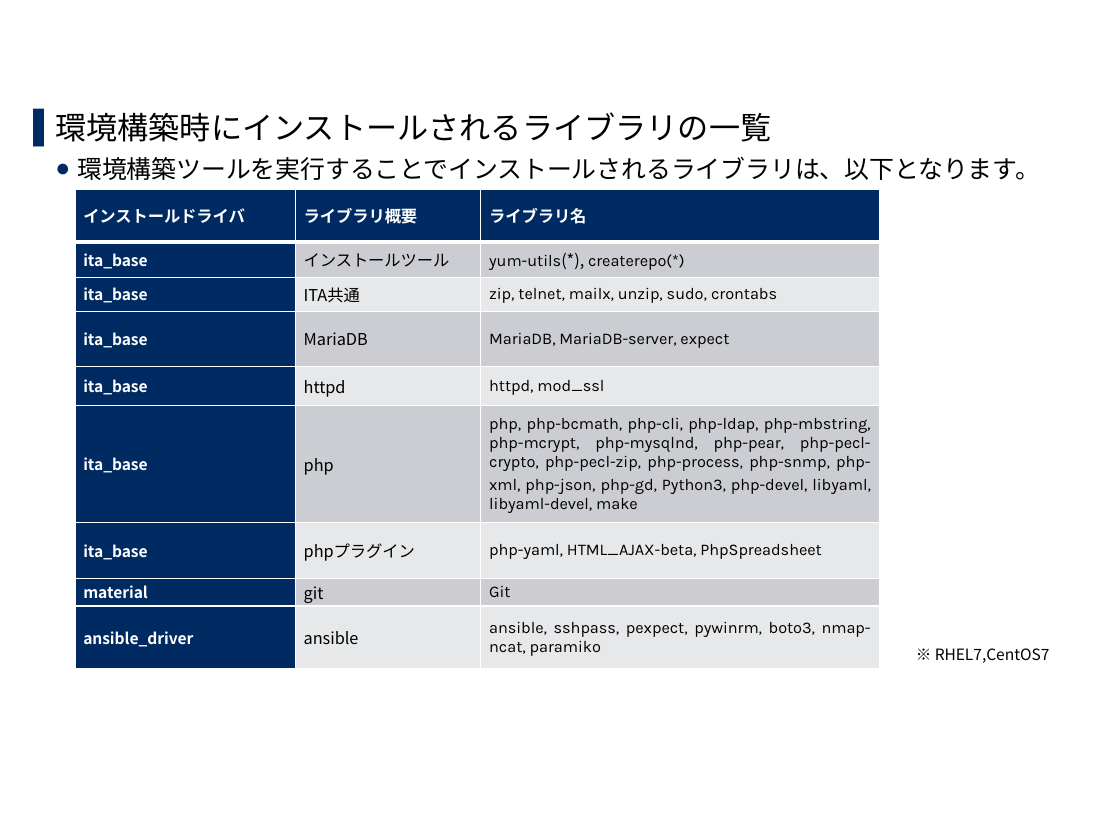
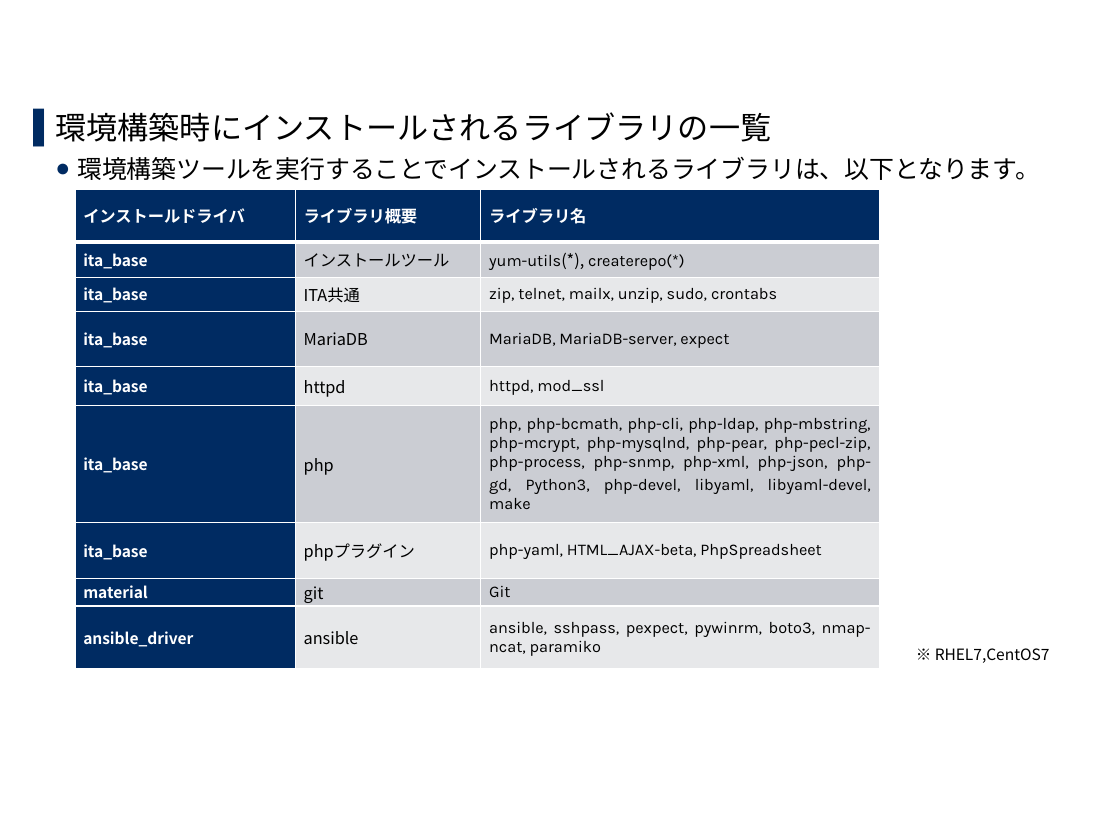
Before and after one commit to exastro-suite/it-automation-docs, a slide deck: slide 19 of asset/Learn_ja/ITA-online-install_ja.pptx. Drawn at 1120x840 pixels with LibreOffice and Linux fonts; fonts in the diff are those of the drawing; background and template pictures are left out. Boxes give left, top, right and bottom in pixels: in the first picture for what was removed or moved away, otherwise in the second. Text is boxed around its words. In the diff, an @@ line names an element or a change of style, - is before the commit and + after.

Commit message:
2020/07/30 13:07:38

```diff
--- a/asset/Learn_ja/ITA-online-install_ja.pptx
+++ b/asset/Learn_ja/ITA-online-install_ja.pptx
@@ table at <box>75,189,880,670</box> @@
-row 6, column 3: php, php-bcmath, php-cli, php-ldap, php-mbstring, php-mcrypt, php-mysqlnd, php-pear, php-pecl-crypto, php-pecl-zip, php-process, php-snmp, php-xml, php-json, php-gd, Python3, php-devel, libyaml, libyaml-devel, make
+row 6, column 3: php, php-bcmath, php-cli, php-ldap, php-mbstring, php-mcrypt, php-mysqlnd, php-pear, php-pecl-zip, php-process, php-snmp, php-xml, php-json, php-gd, Python3, php-devel, libyaml, libyaml-devel, make
```
Also in this commit, not shown: 2 other slides changed.
